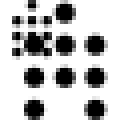
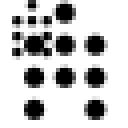
Two versions of the same layered image (128×128). Layer-by-layer changes:
painted on "Icon #1" over [24, 28, 40, 40]
